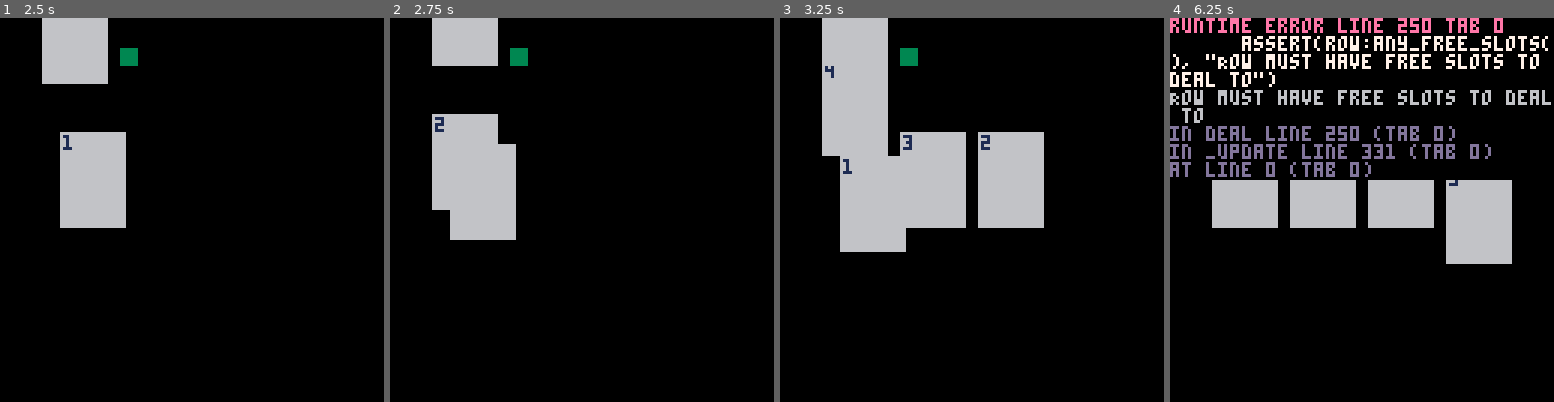
Above: before the commit, frames 1-4 (left to right).
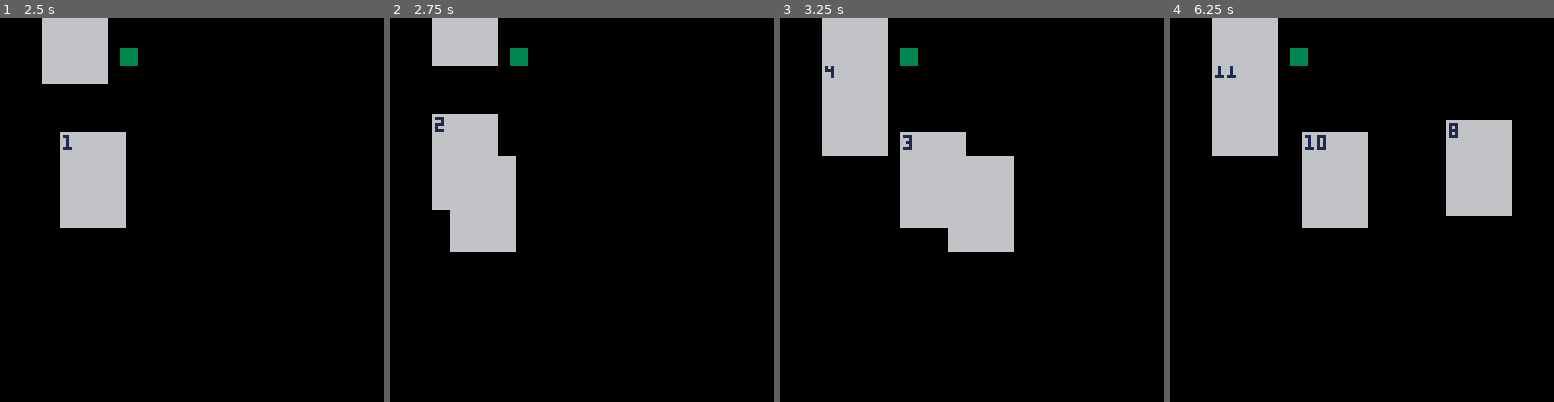
Above: after the commit, the same moments.

Repository: shen-sat/scoundrel-2026
Game: PICO-8 cartridge game.p8
Same seed, same stepped clock (60 frames per second), same inputs: the game is played once before the commit and once after it.
Inputs:
- Up to frame 1 (2.5 s): hold Right 1.6-2.1 s; hold Up 2.15-2.42 s; hold Right from 2.47 s (still down)
- Up to frame 2 (2.75 s): keep holding Right
- Up to frame 3 (3.25 s): release Right at 3.03 s
- Up to frame 4 (6.25 s): hold Down 3.63-3.97 s; hold Right 4.02-4.68 s; hold Up 4.73-5.03 s; hold Down 5.73-6.03 s; hold Right from 6.08 s (still down)

Frame 1 is identical in both runs. In frame 2, 0.7% of the frame differs, in the area x 15-33%, y 32-61%; in frame 3, 8.2%; in frame 4, 25%, in the area x 0-100%, y 0-65%.
Error before the commit: runtime error line 250 tab 0; assert(row:any_free_slots(), "Row must have free slots to deal to"); Row must have free slots to deal to

Commit message:
Finalise consume movement state

Diff:
--- a/init_card_move_states.lua
+++ b/init_card_move_states.lua
@@ -43,15 +43,42 @@
 
   local card_consume_frames = {
     function(target)
-      target.y = target.y - 4
+      local slot = row:card_slot(target)
+      target.y = slot.y - 2
     end,
     function(target)
-      target.y = target.y + 8
+      local slot = row:card_slot(target)
+      target.y = slot.y - 4
     end,
-    -- TODO: Add actual frames
+    function(target)
+      local slot = row:card_slot(target)
+      target.y = slot.y - 3
+    end,
+    function(target)
+      local slot = row:card_slot(target)
+      target.y = slot.y + 8
+    end,
+    function(target)
+      local slot = row:card_slot(target)
+      target.y = slot.y + 16
+    end,
+    function(target)
+      local slot = row:card_slot(target)
+      target.y = slot.y + 32
+    end,
+    function(target)
+      local slot = row:card_slot(target)
+      target.y = slot.y + 64
+    end,
+    function(target)
+      local slot = row:card_slot(target)
+      target.y = slot.y + 128
+      slot.card = nil
+      del(all_cards, target)
+      -- TODO: change the state of the health/weapon
+    end,
   }
-
-  card_move_states['consume'] = create_state(card_consume_frames, 1, false, 'idle')
+  card_move_states['consume'] = create_state(card_consume_frames, 2, false, 'idle')
 
   return card_move_states
 end
